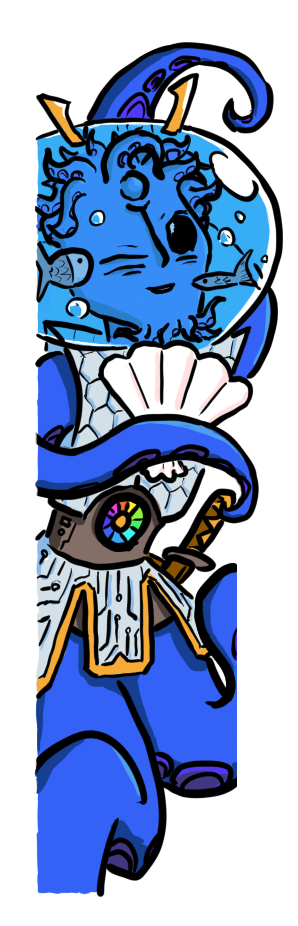
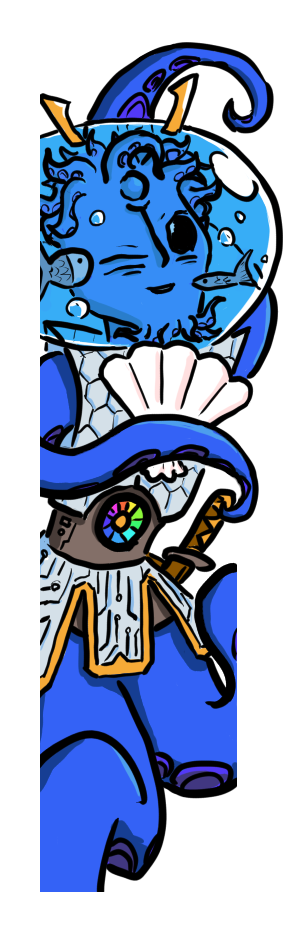
The second 298 × 926 image is a revision of the first. Changes to its layers:
painted on "Ink" over <box>34,94,105,898</box>
painted on "Colori sopra" over <box>34,94,105,898</box>
painted on "Colori" over <box>34,94,105,898</box>
painted on "Schizzo2" over <box>34,256,40,640</box>
